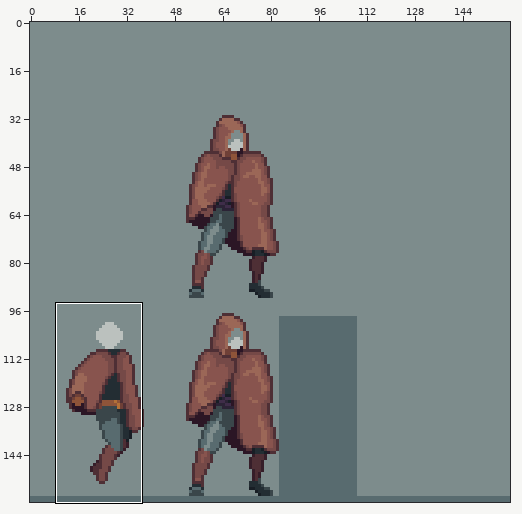
A pixel-art file gets an edit: Personal_Roberto/ASEPRITE/1. Liora/Liora_Jump.aseprite. The picture above shows the old version from afar; the outline marks the close-up.
Close-up. Earlier state:
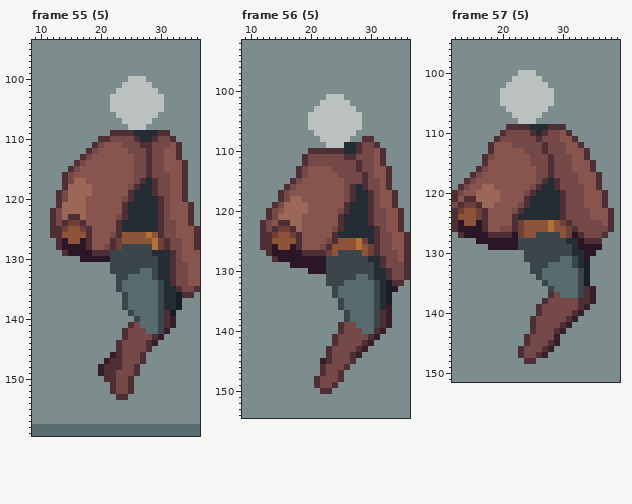
160x160 pixels, 68 frames. Colours within 5 levels of each other are drawn and written as one. Shown: frame 55 (5): x 9..36, y 94..159; frame 56 (5): x 9..36, y 92..154; frame 57 (5): x 12..39, y 95..151. The commit also changed other frames or places, which this record leaves out.
Once edited:
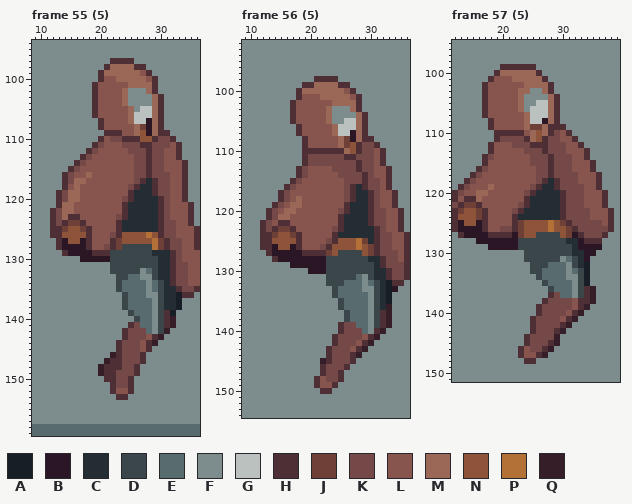
Palette (. is transparent): A #181e25  B #2b1625  C #232d33  D #3a464a  E #586b6f  F #7d8c8c  G #bbc1be  H #4e2f35  J #6f4037  K #754947  L #88544e  M #9b6757  N #8e5439  P #b47137  Q #361e29
Difference:
layer "Layer 5" now shown
Frame 55 (5), layer "Layer 5":
y 97: x 22..25 FFFF -> HHHH
y 98: x 21..27 FFFFFFF -> HMMMMHH
y 99: x 20..28 FFFFFFFFF -> HMMMMMMLH
y 100: x 20..29 FFFFFGGGFF -> HLLMMMMMLH
y 101: x 19..29 FFFFFGGGGGF -> HLLLLLMMMMH
y 102: x 19..29 FFFFGGGGGGG -> HLLLLMFFFMH
y 103..104: x 19..30 FFFGGGGGGGGG -> HLLLLMFFFFMH
y 105: x 19..26 FFFGGGGG -> HLLLLLMF; x 29..30 GG -> MH
y 106: x 19..25 FFFFGGG -> HLLLLLM; x 29..30 GF -> MH
y 107: x 20..25 FFFFGG -> HLLLLM; x 28..30 GFF -> BMH
y 108: x 20..30 FFFFFGGGFFF -> HLLLLLMJBMH
y 109: x 21 F -> H; x 24..29 HHCCCC -> LLMNBM
y 110: x 21 H -> L; x 24..25 KK -> HH; x 27..28 CC -> NN
y 116: x 18 L -> M
y 118: x 15 M -> L; x 17..18 MM -> LL
y 119: x 17..18 MM -> LL
y 120: x 17 M -> L
y 121..122: x 16..17 MM -> LL
y 123: x 17 M -> L
y 132: x 27 E -> F
y 133: x 27..28 EE -> FF
y 134..135: x 28 E -> F
y 136: x 28..29 EE -> FF
y 137..142: x 29 E -> F
y 143: x 28 K -> L
y 144..145: x 27 K -> L
y 152: x 23..24 KK -> LL
Frame 56 (5), layer "Layer 5":
y 98: x 21..24 FFFF -> HHHH
y 99: x 19..26 FFFFFFFF -> HHMMMMHH
y 100: x 18..27 FFFFFFFFFF -> HMMMMMMMLH
y 101: x 18..28 FFFFFGGGFFF -> HLLLMMMMMLH
y 102: x 17..28 FFFFFGGGGGFF -> HLLLLLLMMMMH
y 103: x 17..28 FFFFGGGGGGGF -> HLLLLLMFFFMH
y 104: x 17..29 FFFGGGGGGGGGF -> HLLLLLMFFFFMH
y 105: x 17..25 FFFGGGGGG -> HLLLLLMFF; x 28..29 GF -> MH
y 106: x 18..24 FFGGGGG -> HLLLLLM; x 28..29 GF -> MH
y 107: x 18..24 FFFGGGG -> HLLLLLM; x 27..29 GFF -> BMH
y 108: x 19..28 FFFGGGGGFF -> HLLLLLMJBM
y 109: x 19..27 FFFFGGGCC -> HLLLLLMJN
y 110: x 19 F -> H; x 26..27 CC -> MN
y 118: x 17 M -> L
y 119: x 16 M -> L; x 19 M -> L
y 120: x 18..19 MM -> LL
y 121..122: x 17..18 MM -> LL
y 123: x 18 M -> L
y 131..132: x 29 E -> F
y 133: x 29..30 EE -> FF
y 134..140: x 30 E -> F
y 141: x 29 K -> L
y 142: x 28 K -> L
y 143: x 27 K -> L
y 148: x 22 K -> L
y 149: x 22..23 KK -> LL
Frame 57 (5), layer "Layer 5":
y 99: x 20..25 FFFFFF -> HHHHHH
y 100: x 19..26 FFFFGGGF -> HMMMMMMH
y 101: x 18..27 FFFFGGGGGF -> HLLLMMMMMH
y 102: x 17..28 FFFFGGGGGGGF -> HLLLLLLMMMMH
y 103: x 17..28 FFFGGGGGGGGG -> HLLLLLMMFFMH
y 104: x 17..29 FFFGGGGGGGGGF -> HLLLLLMFFFFMH
y 105: x 17..25 FFFGGGGGG -> HLLLLLMFF; x 28..29 GF -> MH
y 106: x 17..24 FFFFGGGG -> HLLLLLMF; x 28..29 FF -> MH
y 107: x 17..24 FFFFFGGG -> HLLLLLLM; x 27..29 FFF -> GMH
y 108: x 18..24 FFFFFGG -> HLLLLLM; x 26..29 FFFF -> GBMH
y 109: x 18..27 FFFHHHHCCC -> HLLLLLMJJM
y 110: x 19 F -> H; x 21..28 KKKKHCHK -> HHHLMNMH
y 111: x 24..27 KKHK -> HMNH
y 112: x 25..26 KK -> HH
y 119: x 17 M -> L
y 120: x 18..19 MM -> LL
y 121: x 17..19 MMM -> LLL
y 122: x 17..18 MM -> LL
y 131: x 30 E -> F
y 132..133: x 31 E -> F
y 134: x 31..32 EE -> FF
y 135..137: x 32 E -> F
y 138..139: x 32 K -> L
y 140: x 31 K -> L
y 141: x 30 K -> L
y 146: x 24 K -> L
y 147: x 24..25 KK -> LL
